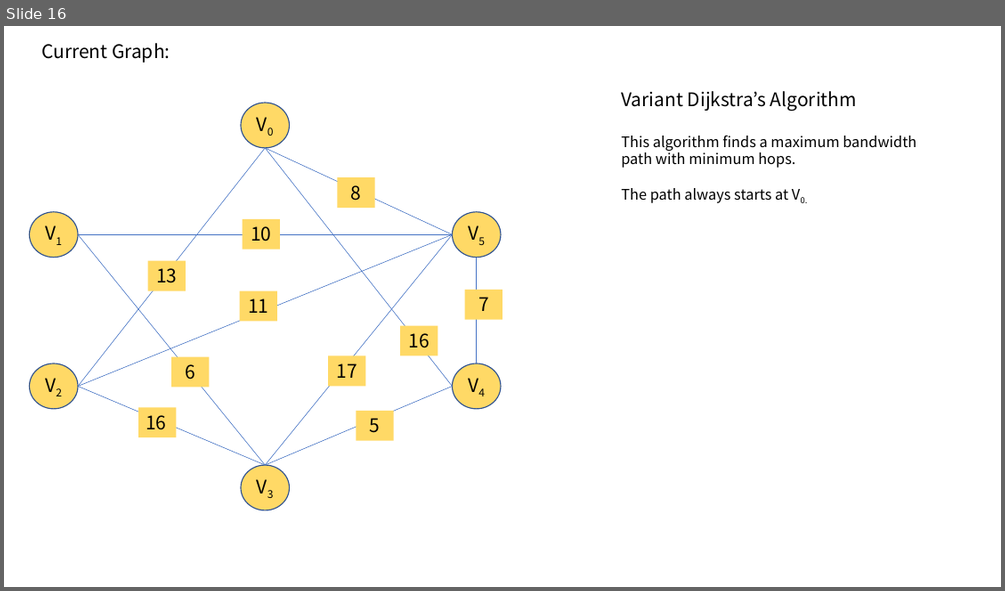
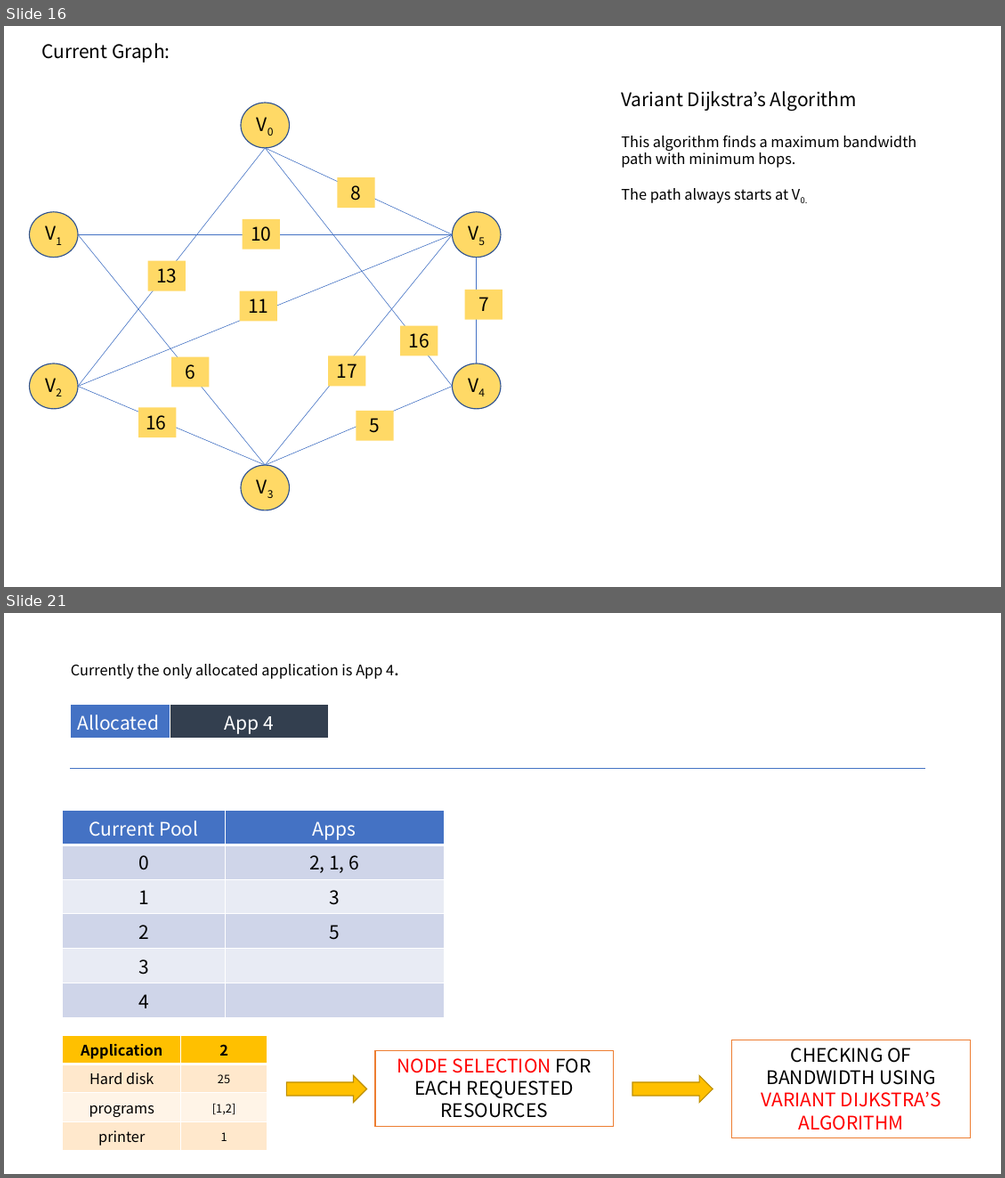
Before and after one commit to revhea2/priority-based-resource-allocation, a slide deck: final_presentation.pptx. Shown one above the other, each under a label of ours: slide 16 before the commit, slides 16 and 21 after it; the slides between them are not shown. The pictures are 1005x591 and 1005x1178 pixels, drawn with LibreOffice and Linux fonts; fonts in the diff are those of the drawing. Boxes give left, top, right and bottom in pixels: in the first picture for what was removed or moved away, otherwise in the second. Text is boxed around its words. In the diff, an @@ line names an element or a change of style, - is before the commit and + after.

```diff
--- a/final_presentation.pptx
+++ b/final_presentation.pptx
@@ slide 21 added at [4,613,1001,1174], background #FFFFFF @@
@@ text added at [71,664,394,679], 14 pt, text #000000 @@
+Currently the only allocated application is App 4.
@@ table added at [70,705,329,738], 1 rows, 2 columns @@
+Allocated | App 4
@@ line added from (70, 768) to (925, 768), #4472C4 0.5 pt @@
@@ table added at [63,811,445,1012], 6 rows, 2 columns @@
+Current Pool | Apps
+0 | 2, 1, 6
+1 | 3
+2 | 5
+3 | 
+4 | 
@@ table added at [63,1036,268,1149], 4 rows, 2 columns @@
+Application | 2
+Hard disk | 25
+programs | [1,2]
+printer | 1
@@ rectangle added at [376,1051,614,1126], fill #FFFFFF, outline #ED7D31 1 pt, 18 pt, text #000000 @@
+NODE SELECTION FOR EACH REQUESTED RESOURCES
@@ rectangle added at [732,1040,971,1138], fill #FFFFFF, outline #ED7D31 1 pt, 18 pt, text #FF0000 @@
+CHECKING OF BANDWIDTH USING VARIANT DIJKSTRA’S ALGORITHM
@@ right arrow added at [287,1075,367,1102], fill #FFC000, outline #BD8E00 1 pt @@
@@ right arrow added at [633,1075,713,1102], fill #FFC000, outline #BD8E00 1 pt @@
```
Also in this commit, not shown: 2 slides changed, 13 other slides added, 2 other files.
